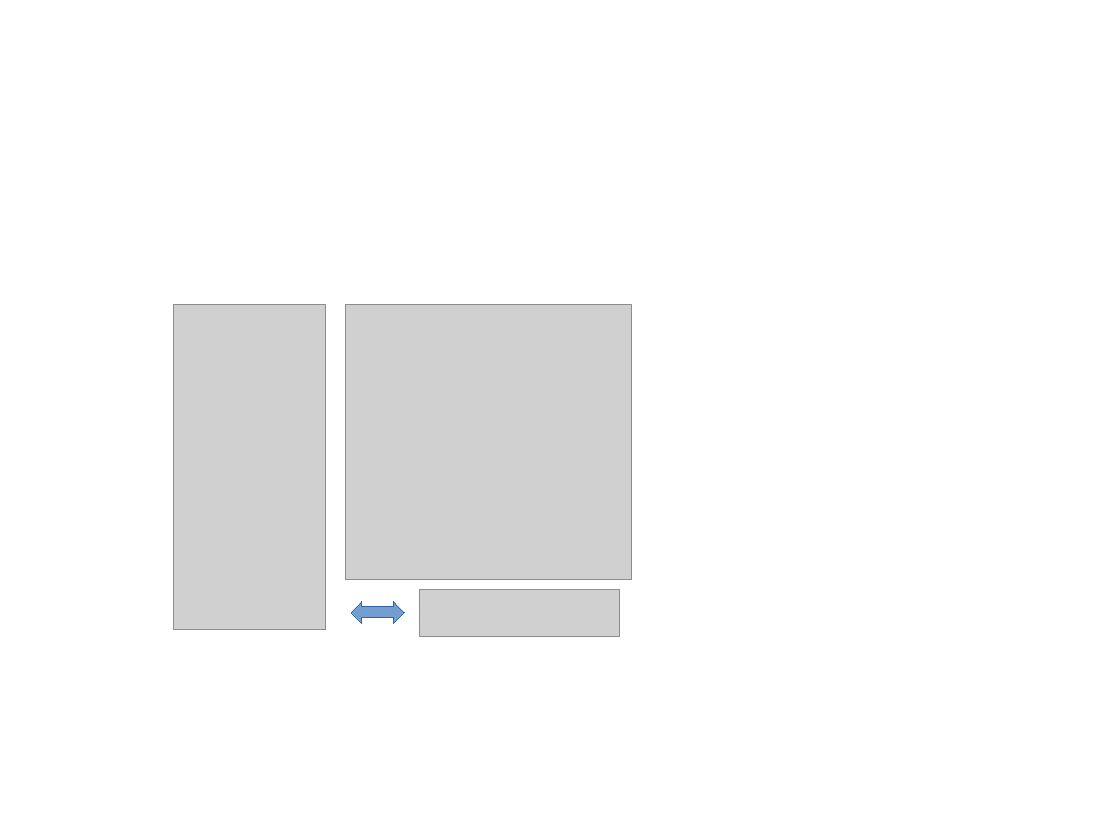
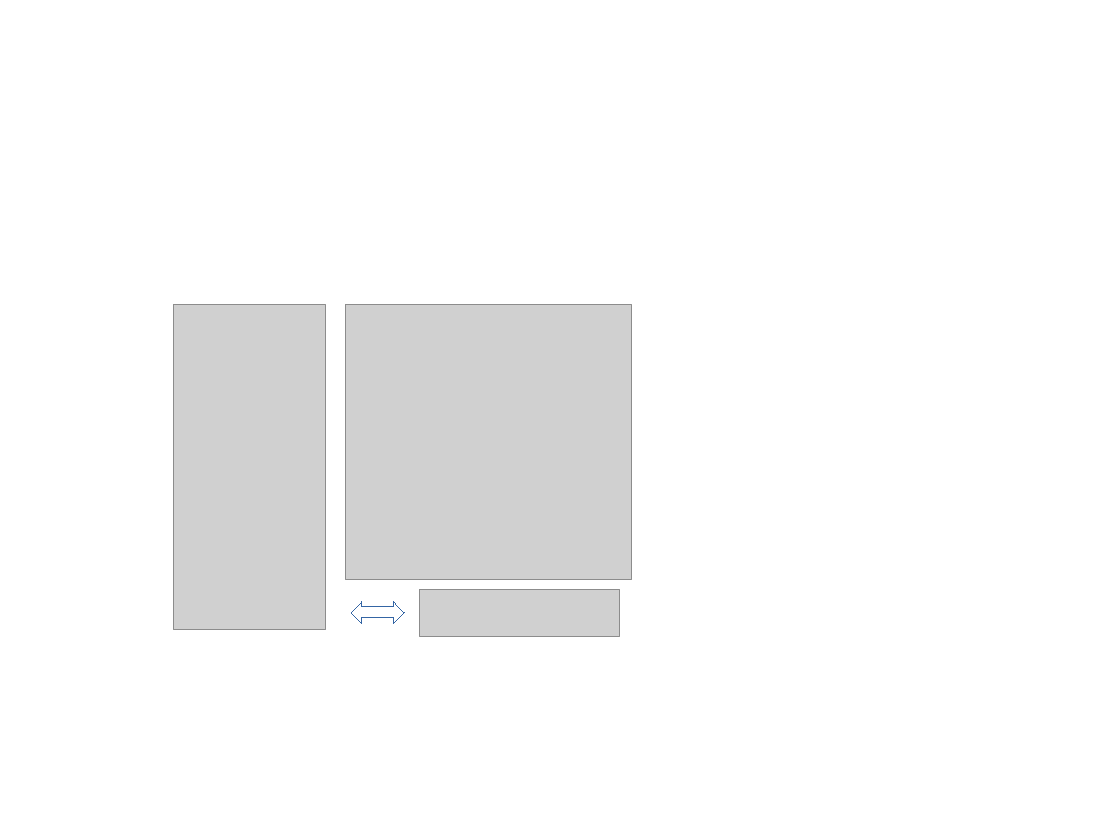
Before and after one commit to juancarloscastillo/metsoc-facsouchile, a slide deck: slide 6 of documents/presentaciones/images/diagramas.odp. Drawn at 1120x840 pixels with LibreOffice and Linux fonts; fonts in the diff are those of the drawing; grey boxes stand for pictures. Boxes give left, top, right and bottom in pixels: in the first picture for what was removed or moved away, otherwise in the second. Text is boxed around its words. In the diff, an @@ line names an element or a change of style, - is before the commit and + after.

```diff
--- a/documents/presentaciones/images/diagramas.odp
+++ b/documents/presentaciones/images/diagramas.odp
@@ left right arrow at (x1=352, y1=602, x2=405, y2=623): fill #729FCF to #FFFFFF @@
```
Also in this commit, not shown: 6 other slides changed, 3 slides added, 35 other files.
